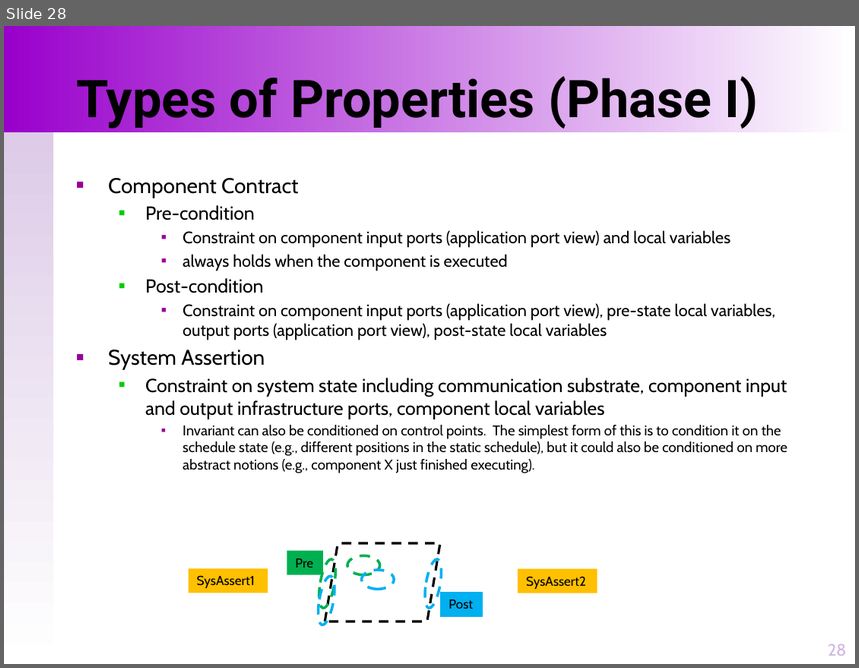
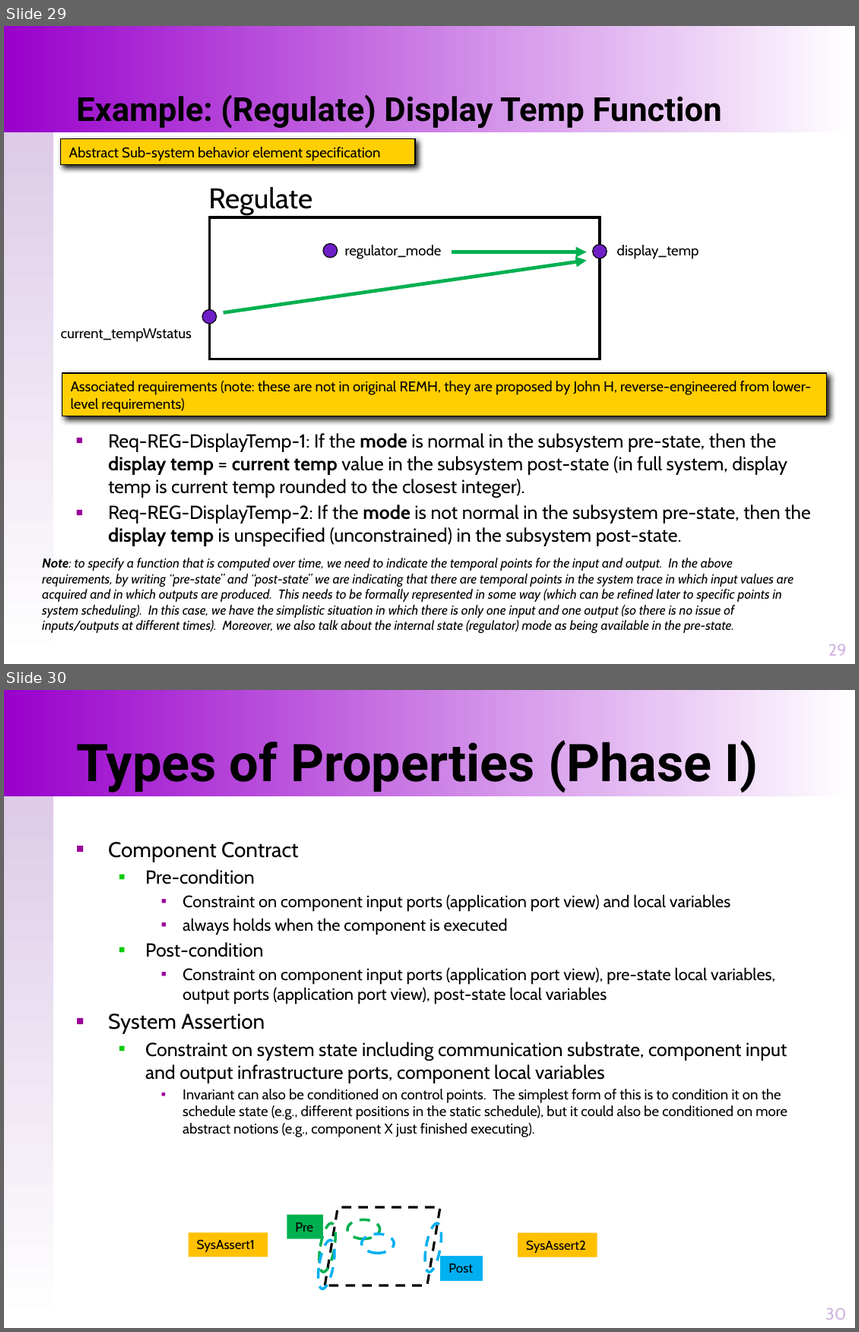
Before and after one commit to loonwerks/INSPECTA-models, a slide deck: GUMBO-compositional-reasoning/GUMBO-system-reasoning-principles.pptx. Shown one above the other, each under a label of ours: slide 28 before the commit, slides 29 and 30 after it. The pictures are 859x668 and 859x1332 pixels, drawn with LibreOffice and Linux fonts; fonts in the diff are those of the drawing. Boxes give left, top, right and bottom in pixels: in the first picture for what was removed or moved away, otherwise in the second. Text is boxed around its words. In the diff, an @@ line names an element or a change of style, - is before the commit and + after.

Commit message:
Update hamr system verification prototyping artifacts

```diff
--- a/GUMBO-compositional-reasoning/GUMBO-system-reasoning-principles.pptx
+++ b/GUMBO-compositional-reasoning/GUMBO-system-reasoning-principles.pptx
@@ slide 29 added at [4,26,855,664], background #FFFFFF; not listed: 2 template elements that a slide beside it also shows @@
@@ title added at [76,95,722,129], 28 pt, text #000000, bold @@
+Example: (Regulate) Display Temp Function
@@ rectangle added at [61,139,416,165], fill #FFCF01, outline #000000 1 pt, 12 pt, text #000000 @@
+Abstract Sub-system behavior element specification
@@ text added at [208,187,313,214], 24 pt, text #000000 @@
+Regulate
@@ rectangle added at [210,218,600,360], outline #000000 2.25 pt @@
@@ ellipse added at [323,244,338,259], fill #6E1EC6, outline #000000 0.75 pt @@
@@ text added at [345,245,442,259], 12 pt, text #000000 @@
+regulator_mode
@@ arrow added from (452, 252) to (587, 252), #00B050 3 pt @@
@@ ellipse added at [593,245,607,259], fill #6E1EC6, outline #000000 0.75 pt @@
@@ text added at [617,245,699,259], 12 pt, text #000000 @@
+display_temp
@@ arrow added from (224, 313) to (587, 260), #00B050 3 pt @@
@@ ellipse added at [202,309,217,324], fill #6E1EC6, outline #000000 0.75 pt @@
@@ text added at [61,328,192,342], 12 pt, text #000000 @@
+current_tempWstatus
@@ rectangle added at [62,373,826,416], fill #FFCF01, outline #000000 1 pt, 12 pt, text #000000 @@
+Associated requirements (note: these are not in original REMH, they are proposed by John H, reverse-engineered from lower-level requirements)
@@ text added at [108,433,811,547], 16 pt, text #000000 @@
+■ Req-REG-DisplayTemp-1: If the mode is normal in the subsystem pre-state, then the display temp = current temp value in the subsystem post-state (in full system, display temp is current temp rounded to the closest integer).
+■ Req-REG-DisplayTemp-2: If the mode is not normal in the subsystem pre-state, then the display temp is unspecified (unconstrained) in the subsystem post-state.
@@ text added at [42,558,794,634], 11 pt, text #000000, italic @@
+Note: to specify a function that is computed over time, we need to indicate the temporal points for the input and output. In the above requirements, by writing “pre-state” and “post-state” we are indicating that there are temporal points in the system trace in which input values are acquired and in which outputs are produced. This needs to be formally represented in some way (which can be refined later to specific points in system scheduling). In this case, we have the simplistic situation in which there is only one input and one output (so there is no issue of inputs/outputs at different times). Moreover, we also talk about the internal state (regulator) mode as being available in the pre-state.
@@ page number added at [829,645,847,656], 14 pt, text #D0B6DE @@
+29
@@ what was slide 28 is now slide 30 @@
@@ page number at [826,1309,846,1320]: text changed @@
-28
+30
```
Also in this commit, not shown: 3 other slides added, 3 other files.
